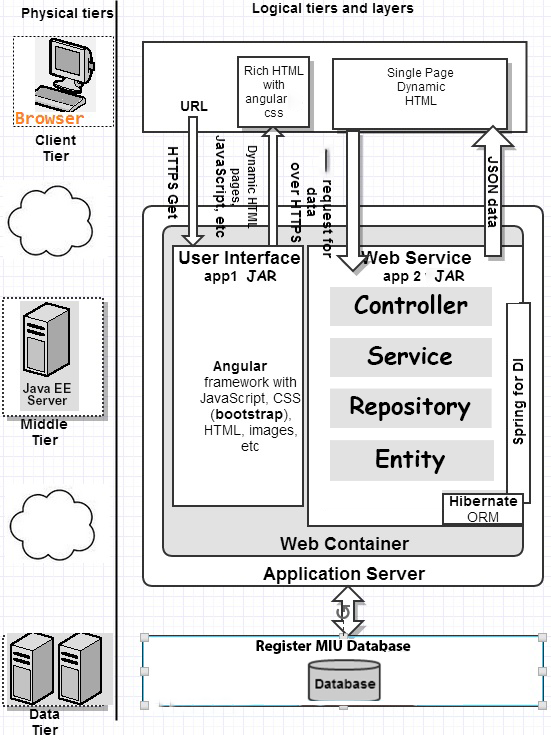
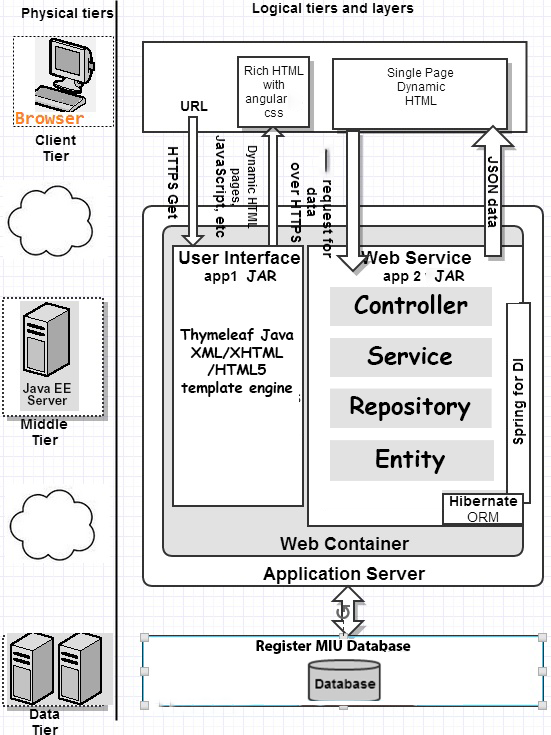
Revision of a layered 551 × 735 image; what changed, layer by layer:
added layer "Thymeleaf Java XML/XHTML /HTML5 template engine" above "Lorem ipsum dolor sit amet, consectetur adipiscing elit, sed do" over [180, 328, 294, 397]
painted on "Layer 6" over [191, 335, 299, 456]
